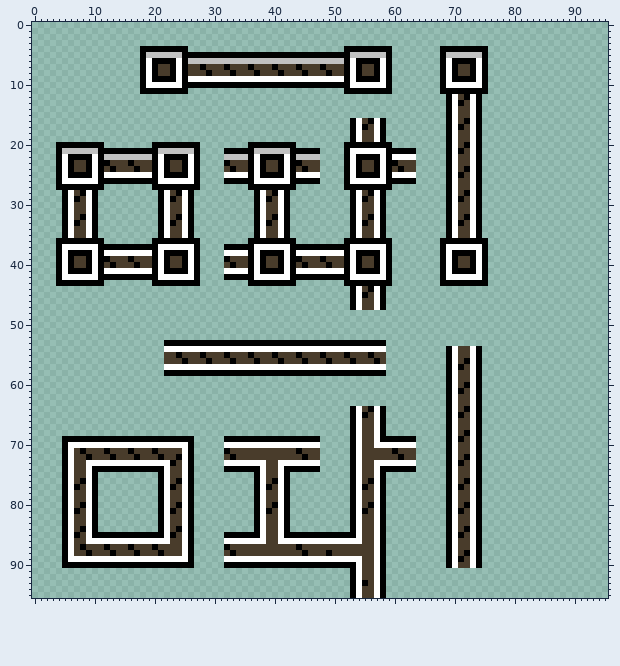
Pixel-art file, stored at Assets/Sprites/Tilemap/Wall.aseprite. Above, as it was before the edit.
96x96 pixels, 1 frame.
The result:
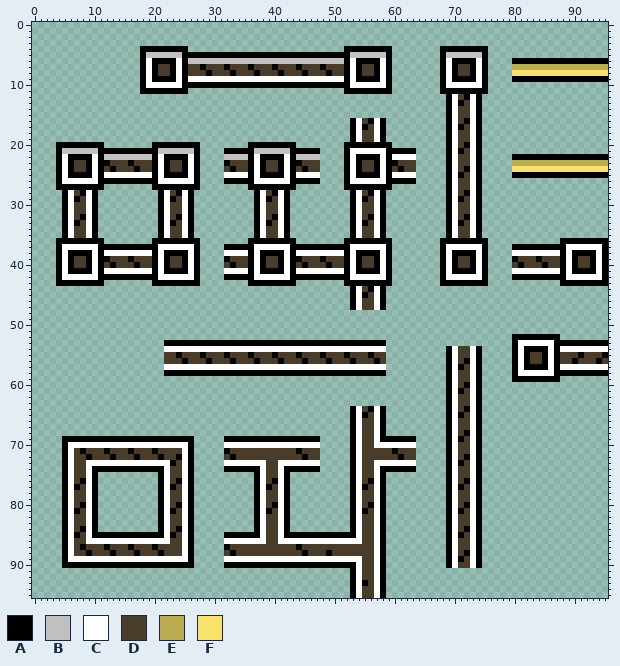
Palette (. is transparent): A #000000  B #c1c1c1  C #ffffff  D #493c2b  E #bbac51  F #f7e26b
Log entry: added door, and collider for the player to not directly touch the walls
Changes in this commit:
Layer "Layer 1":
The edit adds colour A in row 6 at x 80 to 95; in row 9 at x 80 to 95; in row 22 at x 80 to 95; in row 25 at x 80 to 95; in row 36 at x 88 to 95; in row 37 at x 80 to 88 and 95.
The edit adds colour A in row 38 at x 88, 90 to 93 and 95; in row 39 at x 80, 84, 88, 90, 93 and 95; in row 40 at x 81, 85, 88, 90, 93 and 95; in row 41 at x 88, 90 to 93 and 95; in row 42 at x 80 to 88 and 95; in row 43 at x 88 to 95.
The edit adds colour A in row 52 at x 80 to 87; in row 53 at x 80 and 87 to 95; in row 54 at x 80, 82 to 85 and 87; in row 55 at x 80, 82, 85, 87, 91 and 95; in row 56 at x 80, 82, 85, 87, 90 and 94; in row 57 at x 80, 82 to 85 and 87.
The edit adds colour A in row 58 at x 80 and 87 to 95; in row 59 at x 80 to 87.
The edit adds colour C in row 37 at x 89 to 94; in row 38 at x 80 to 87, 89 and 94; in rows 39 to 40 at x 89 and 94; in row 41 at x 80 to 87, 89 and 94; in row 42 at x 89 to 94; in row 53 at x 81 to 86.
The edit adds colour C in row 54 at x 81, 86 and 88 to 95; in rows 55 to 56 at x 81 and 86; in row 57 at x 81, 86 and 88 to 95; in row 58 at x 81 to 86.
The edit adds colour D in row 39 at x 81 to 83, 85 to 87 and 91 to 92; in row 40 at x 80, 82 to 84, 86 to 87 and 91 to 92; in row 55 at x 83 to 84, 88 to 90 and 92 to 94; in row 56 at x 83 to 84, 88 to 89, 91 to 93 and 95.
The edit adds colour E in row 7 at x 80 to 95; in row 23 at x 80 to 95.
The edit adds colour F in row 8 at x 80 to 95; in row 24 at x 80 to 95.
